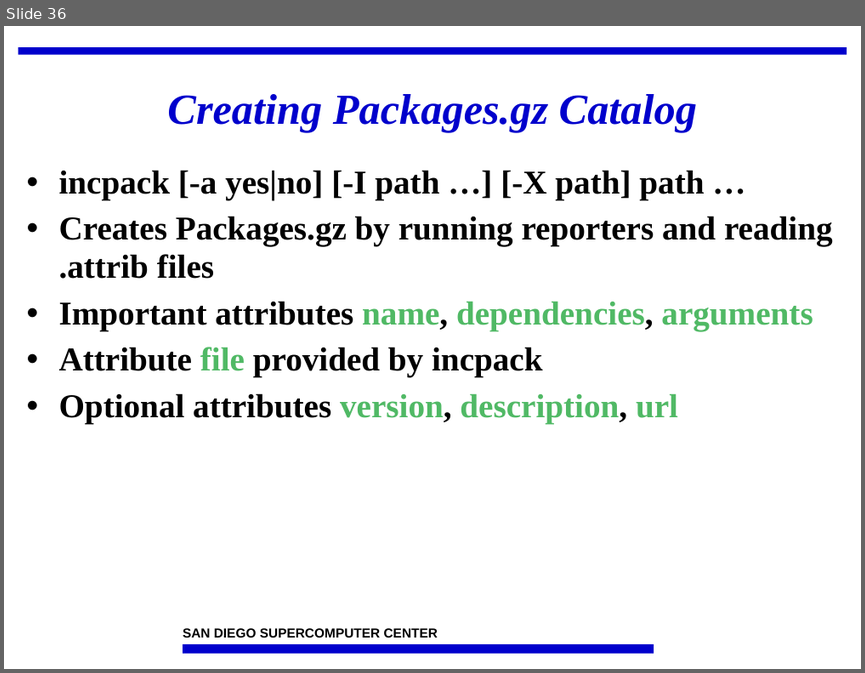
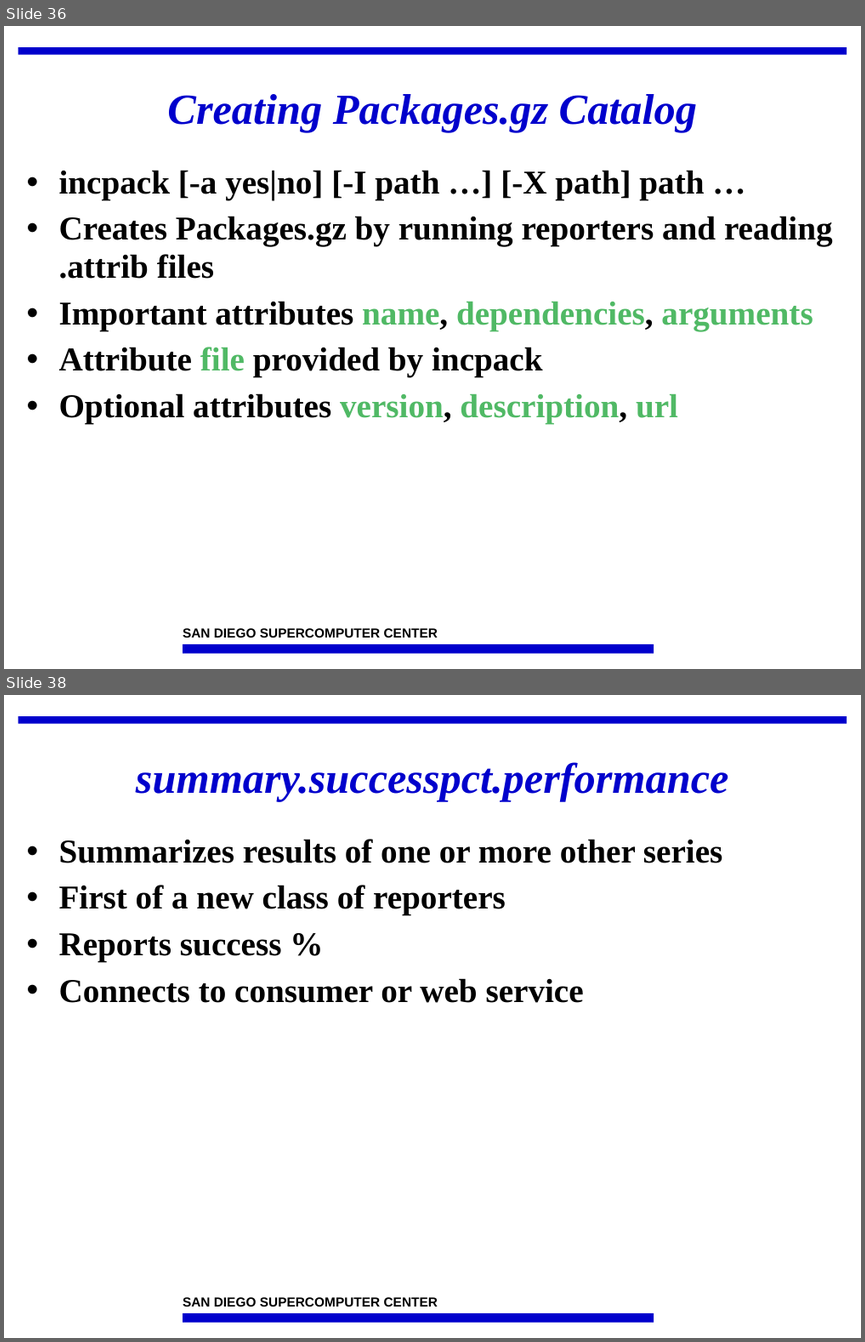
Before and after one commit to IncaProject/inca-xsede, a slide deck: talks/2008workshop/incaReporters.ppt. Shown one above the other, each under a label of ours: slide 36 before the commit, slides 36 and 38 after it; the slides between them are not shown. The pictures are 865x673 and 865x1342 pixels, drawn with LibreOffice and Linux fonts; fonts in the diff are those of the drawing; background and template pictures are left out. Boxes give left, top, right and bottom in pixels: in the first picture for what was removed or moved away, otherwise in the second. Text is boxed around its words. In the diff, an @@ line names an element or a change of style, - is before the commit and + after.

```diff
--- a/talks/2008workshop/incaReporters.ppt
+++ b/talks/2008workshop/incaReporters.ppt
@@ slide 38 added at [4,695,861,1338], background #FFFFFF; not listed: 3 template elements that a slide beside it also shows @@
@@ title added at [136,762,729,802], 36 pt, text #0000CC, bold, italic @@
+summary.successpct.performance
@@ text added at [59,839,722,1003], 28 pt, text #000000, bold @@
+• Summarizes results of one or more other series
+• First of a new class of reporters
+• Reports success %
+• Connects to consumer or web service
```
Also in this commit, not shown: 1 other slide added.
